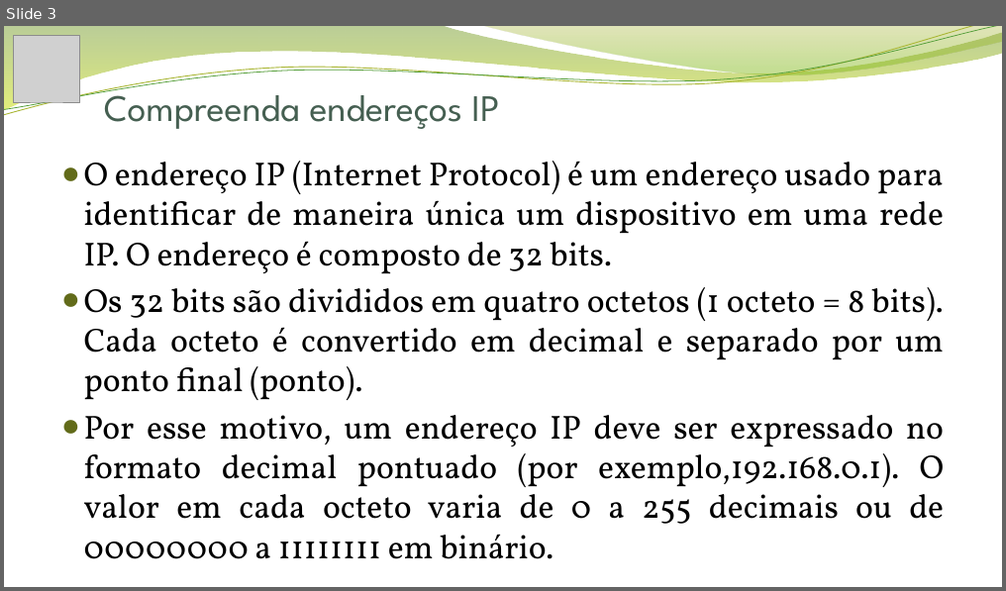
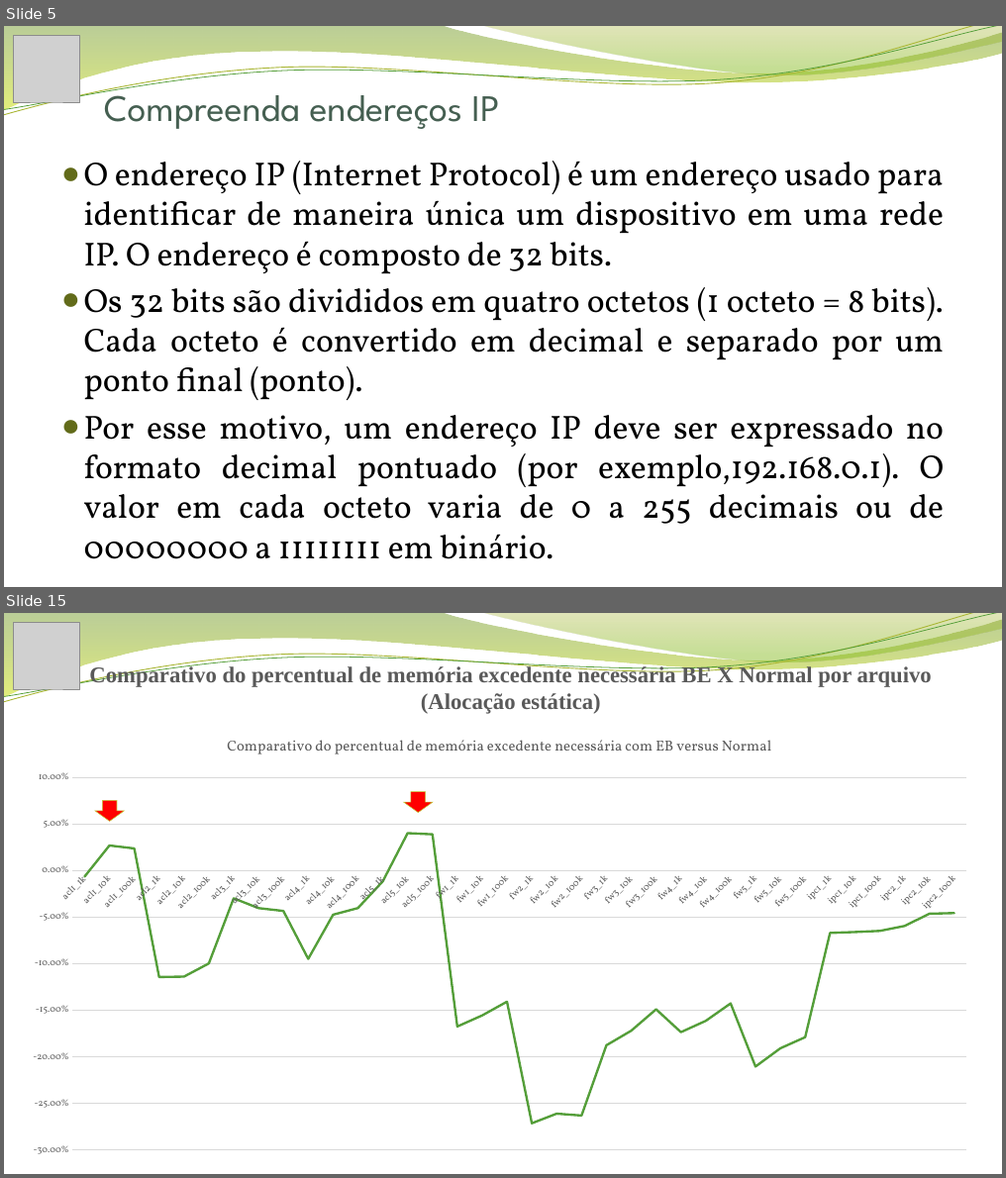
Before and after one commit to jonathanalvesoliveira/neurocutseb, a slide deck: Apresentação Final.pptx. Shown one above the other, each under a label of ours: slide 3 before the commit, slides 5 and 15 after it; the slides between them are not shown. The pictures are 1006x591 and 1006x1178 pixels, drawn with LibreOffice and Linux fonts; fonts in the diff are those of the drawing; grey boxes stand for pictures; background and template pictures are left out. Boxes give left, top, right and bottom in pixels: in the first picture for what was removed or moved away, otherwise in the second. Text is boxed around its words. In the diff, an @@ line names an element or a change of style, - is before the commit and + after.

```diff
--- a/Apresentação Final.pptx
+++ b/Apresentação Final.pptx
@@ slide 15 added at bbox=[4, 613, 1002, 1174], background picture (left out); not listed: 4 template elements that a slide beside it also shows @@
@@ picture added at bbox=[14, 622, 79, 688] @@
@@ text added at bbox=[89, 665, 932, 714], 21.6 pt, text #595959, bold @@
+Comparativo do percentual de memória excedente necessária BE X Normal por arquivo
+(Alocação estática)
@@ line chart added at bbox=[14, 720, 986, 1165] @@
+title "Comparativo do percentual de memória excedente necessária com EB versus Normal "
+categories: acl1_1k, acl1_10k, acl1_100k, acl2_1k, acl2_10k, acl2_100k, acl3_1k, acl3_10k, acl3_100k, acl4_1k, acl4_10k, acl4_100k, acl5_1k, acl5_10k, acl5_100k, fw1_1k, fw1_10k, fw1_100k, fw2_1k, fw2_10k, fw2_100k, fw3_1k, fw3_10k, fw3_100k, fw4_1k, fw4_10k, fw4_100k, fw5_1k, fw5_10k, fw5_100k, ipc1_1k, ipc1_10k, ipc1_100k, ipc2_1k, ipc2_10k, ipc2_100k
+Series 1: -0.01, 0.03, 0.02, -0.11, -0.11, -0.1, -0.03, -0.04, -0.04, -0.09, -0.05, -0.04, -0.01, 0.04, 0.04, -0.17, -0.16, -0.14, -0.27, -0.26, -0.26, -0.19, -0.17, -0.15, -0.17, -0.16, -0.14, -0.21, -0.19, -0.18, -0.07, -0.07, -0.06, -0.06, -0.05, -0.05
@@ down arrow added at bbox=[95, 801, 125, 822], fill #FF0000, outline #C0CF3A 0.5 pt @@
@@ down arrow added at bbox=[404, 792, 433, 813], fill #FF0000, outline #C0CF3A 0.5 pt @@
@@ what was slide 3 is now slide 5 @@
```
Also in this commit, not shown: 12 slides changed, 18 other slides added, 3 slides removed, 6 other files.
